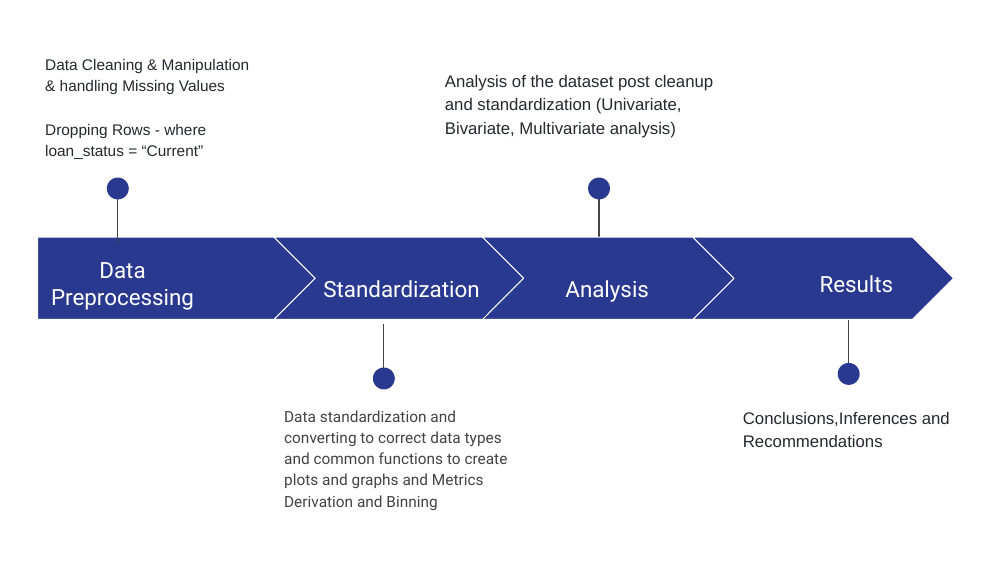
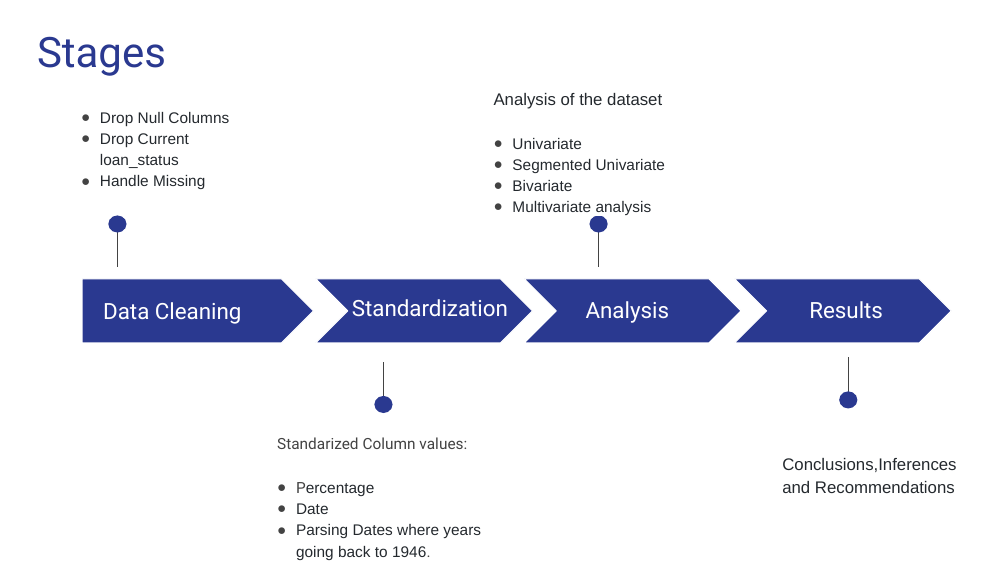
Before and after one commit to rajeevin/LendingClubCaseStudy, a slide deck: slide 10 of Lending Club Case study.pptx (slide 9 before the commit). Drawn at 1008x567 pixels with LibreOffice and Linux fonts; fonts in the diff are those of the drawing. Boxes give left, top, right and bottom in pixels: in the first picture for what was removed or moved away, otherwise in the second. Text is boxed around its words. In the diff, an @@ line names an element or a change of style, - is before the commit and + after.

Commit message:
Updated PPT to reduce content. Added Result secton in code.

```diff
--- a/Lending Club Case study.pptx
+++ b/Lending Club Case study.pptx
@@ text added at bbox=[37, 36, 166, 76], 30 pt, text #2A3990 @@
+Stages
@@ text at bbox=[100, 112, 229, 189]: text changed @@
-Data Cleaning & Manipulation & handling Missing Values
-Dropping Rows - where loan_status = “Current”
+● Drop Null Columns
+● Drop Current loan_status
+● Handle Missing
@@ text at bbox=[494, 93, 665, 215]: text changed; size 12 to 11 pt @@
-Analysis of the dataset post cleanup and standardization (Univariate, Bivariate, Multivariate analysis)
+Analysis of the dataset
+● Univariate
+● Segmented Univariate
+● Bivariate
+● Multivariate analysis
@@ ellipse: place and size @@
-ellipse at bbox=[107, 177, 129, 200]
+ellipse at bbox=[108, 216, 126, 233]
@@ line moved from (118, 181) - (118, 243) to (117, 219) - (117, 266) @@
@@ ellipse: place and size @@
-ellipse at bbox=[588, 177, 610, 200]
+ellipse at bbox=[590, 216, 608, 233]
@@ line moved from (599, 181) - (599, 243) to (599, 219) - (599, 266) @@
@@ pentagon arrow: place and size @@
-pentagon arrow at bbox=[37, 237, 316, 320]
+pentagon arrow at bbox=[83, 279, 313, 344]
@@ chevron: place and size @@
-chevron at bbox=[274, 237, 535, 320]
+chevron at bbox=[316, 279, 532, 344]
@@ text "Standardization": place and size @@
-text "Standardization" at bbox=[323, 280, 479, 298]
+text "Standardization" at bbox=[352, 299, 508, 317]
@@ chevron: place and size @@
-chevron at bbox=[483, 237, 744, 320]
+chevron at bbox=[524, 279, 741, 344]
@@ text "Analysis": place and size @@
-text "Analysis" at bbox=[565, 280, 649, 302]
+text "Analysis" at bbox=[586, 301, 670, 323]
@@ chevron: place and size @@
-chevron at bbox=[692, 237, 954, 320]
+chevron at bbox=[735, 279, 952, 344]
@@ text "Results": place and size @@
-text "Results" at bbox=[820, 275, 894, 292]
+text "Results" at bbox=[809, 301, 883, 319]
@@ text at bbox=[103, 302, 242, 324]: text changed @@
-Data Preprocessing
+Data Cleaning
@@ line moved from (849, 381) - (849, 320) to (849, 405) - (849, 358) @@
@@ line moved from (384, 385) - (384, 324) to (383, 409) - (383, 362) @@
@@ ellipse: place and size @@
-ellipse at bbox=[373, 368, 395, 390]
+ellipse at bbox=[374, 396, 392, 413]
@@ ellipse: place and size @@
-ellipse at bbox=[838, 363, 860, 385]
+ellipse at bbox=[839, 391, 857, 408]
@@ text at bbox=[277, 437, 481, 560]: text changed; font Roboto to Arial; text colour #434343 to #24292E @@
-Data standardization and converting to correct data types and common functions to create plots and graphs and Metrics Derivation and Binning
+Standarized Column values:
+● Percentage
+● Date
+● Parsing Dates where years going back to 1946.
@@ text "Conclusions,Inferences and Recommendations" rewrapped from bbox=[743, 412, 950, 447] to bbox=[782, 458, 956, 493] @@
```
Also in this commit, not shown: 11 other slides changed, 4 slides added, 1 slide removed, 1 other file.
